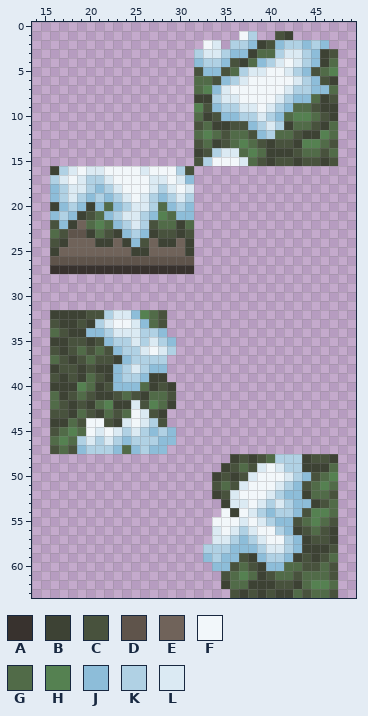
A pixel-art sprite gets an edit: Resources/Textures/SS220/Structures/Furniture/Hedge/hedge_snow.rsi/state_1.png. Above is the file before it was changed.
The file is 64x64 pixels. Shown: x 14..49, y 0..63.
Palette (. is transparent): A #38322e  B #3d4234  C #48523d  D #5f544b  E #70635a  F #f2f7fa  G #516b48  H #558151  J #8dbdd9  K #b0d1e4  L #dbeaf3
Pixels before, first column x 16:
 1 .....................FK..CB.....
 2 .................FL.KKJBCJKKJKJ.
 3 ................KLLKJJBGGKLLKJBC
 4 ................JKKJCBGJKLFLKJBG
 5 ................CJJCGKLLFFLKJCGH
 6 ................GGCJKLFFFFFLKJCB
 7 ................GHJLFFFFFFLKKJJG
 8 ................BBKLLFFFFLKJJGBC
 9 ................HCJKKLLFLKJGGCBB
10 ................GBCJJKKLKJGHHGCB
11 ................CGBBCCJKLKBGGCBG
12 ................GHGCGGCJKGGCBBHG
13 ................CGBCGHGCBCCBHHGC
14 ................BCKLLGHGBBBCGGCG
15 ................CKFFFLGCBCCBCCBC
16 BKLFLLFFFFLFFFKC................
17 KLFLKKLFFFFLLFLJ................
18 JKLLKJKLFFFLKLFL................
19 JKLKJKJKLFLKJKLK................
20 BJKJBJGJKLLKGJKJ................
21 JKJBCGJKLLKJHGJJ................
22 CJBEGHGJKLKCGGBG................
23 GCDDBGCBJKJBCCBC................
24 CBEEEBBEBJCEBBEB................
25 BEEEEEEEEBBEEEEB................
26 DDDDDDDDDDDDDDDD................
27 AAAAAAAAAAAAAAAA................
28 ................................
29 ................................
30 ................................
31 ................................
32 BBBBCCKLLJHGC...................
33 CBBCBKLFFLJGC...................
34 GCBBJJKLLLKKJ...................
35 BBCCBCJKKLKLKJ..................
36 CBCGCGCJKKLFLK..................
37 GCBCGCCBJKKKK...................
38 BCCBCBBJKLKJJ...................
39 CBCBGCBJKKJBB...................
40 BBBHGBCJJJGBCB..................
41 GBCGCBBCGCBGGC..................
42 GCBCBGHBBLCHGB..................
43 CCBGCBGCGFLCB...................
44 BBGCFFCBLFLKC...................
45 CGHGFLFLKLKJKJ..................
46 GHGKLKLKJKKKJJ..................
47 CGCJKKKJGJKJJ...................
48 ....................BCBCGKKKBCCB
49 ...................BCGCLFLKKBBBG
50 ..................BCBCLFFFLKJCGH
51 ..................CGCLFFFLKJCGHG
52 ..................BCLFFFLKJJBGGC
53 ...................BLLFLKLKJJBCG
54 ...................FBFLKJKKJCHHG
55 ..................FFFLFLKJJCGHGC
56 ..................LFLKLFFKJBCGCB
57 ..................LLKJKLFFKJBCCB
58 .................KKKJJJKLLKJBBBC
59 .................JKJJCBJKKJBCBCG
60 ..................JJCGCBJJGGCCGC
61 ...................CGHGBCGGCGGGC
62 ...................BGGBBBCCBGHHG
63 ....................CBCBCBBGCGGC
Now the later version:
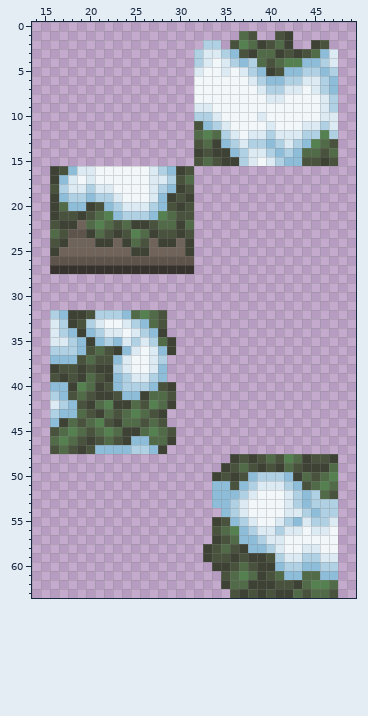
Change:
y 1: x 37..38 FK -> GC
y 2: x 33..34 FL -> KK; x 36..38 KKJ -> CHG; x 41..46 JKKJKJ -> GB..BC
y 3: x 37 J -> C; x 41..47 KLLKJBC -> BCBCGJL
y 4: x 32..44 JKKJCBGJKLFLK -> KLFLKJKGCGHHJ; x 46..47 BG -> KL
y 5: x 32..47 CJJCGKLLFFLKJCGH -> LFFLFLKJBCJJKKJK
y 6: x 32..47 GGCJKLFFFFFLKJCB -> FFFFFFLKJJKKLLKJ
y 7: x 32..35 GHJL -> FFFF; x 39..41 FFF -> LKK; x 43..47 KKJJG -> LFLKJ
y 8: x 32..36 BBKLL -> FFFFF; x 40 F -> L; x 42..47 KJJGBC -> FFFFLK
y 9: x 32..38 HCJKKLL -> LLFFFFF; x 40..47 LKJGGCBB -> FFFFFFLK
y 10: x 32..38 GBCJJKK -> KKLFFFF; x 40..47 KJGHHGCB -> FFFFFFLL
y 11: x 33..39 GBBCCJK -> JKLFFFF; x 41..47 KBGGCBG -> FFFLLKL
y 12: x 35..39 CGGCJ -> KLFLL; x 41..45 GGCBB -> LLLKK; x 47 G -> K
y 13: x 35..44 CGHGCBCCBH -> JKLKKJKLKJ
y 14: x 34..43 KLLGHGBBBC -> BBJKLLKJKJ
y 15: x 33..43 KFFFLGCBCCB -> GCBBKLFLKJJ
y 16: x 17..19 KLF -> CJL; x 21 L -> F; x 26..30 LFFFK -> FLKJB
y 17: x 16..22 KLFLKKL -> BJLFLFF; x 29..31 FLJ -> KCG
y 18: x 16 J -> C; x 21..23 JKL -> LLF; x 29..31 LFL -> JBC
y 19: x 16..18 JKL -> BJK; x 22..24 JKL -> KLF; x 26..27 LK -> FL; x 29..31 KLK -> BCB
y 20: x 17..18 JK -> GJ; x 21..24 JGJK -> CJKL; x 28..31 GJKJ -> JCBC
y 21: x 16..18 JKJ -> BCC; x 22..25 JKLL -> HJKK; x 30..31 JJ -> CC
y 22: x 17 J -> B; x 23..26 JKLK -> CGBB
y 23: x 24..26 JKJ -> CHG
y 24: x 25 J -> G
y 32: x 16..17 BB -> KJ; x 21 C -> K; x 23..25 LLJ -> KJG
y 33: x 16..17 CB -> LK; x 20..22 BKL -> KLF; x 24..25 FL -> LK
y 34: x 16..18 GCB -> LKJ; x 21..22 JK -> KL; x 24 L -> F; x 27..28 KJ -> JB
y 35: x 16..19 BBCC -> LLKJ; x 21..29 CJKKLKLKJ -> JKJLKLKGB
y 36: x 16..19 CBCG -> KKKJ; x 23..29 JKKLFLK -> BJLFLJB
y 37: x 16..18 GCB -> JJJ; x 23..27 BJKKK -> JLFFL
y 38: x 23..27 JKLKJ -> KLFFL
y 39: x 25..28 KJBB -> LLKJ
y 40: x 16..17 BB -> JJ; x 24..27 JJGB -> KKKJ
y 41: x 16..17 GB -> KJ; x 24..25 GC -> JJ
y 42: x 16..18 GCB -> LKJ; x 25 L -> G
y 43: x 16..18 CCB -> KJJ; x 25..26 FL -> HG
y 44: x 16 B -> J; x 20..21 FF -> GH; x 24..27 LFLK -> GGCG
y 45: x 20..29 FLFLKLKJKJ -> CGHGBBGHGC
y 46: x 19..29 KLKLKJKKKJJ -> CBCGCBJJGGB
y 47: x 19..22 JKKK -> BCJJ; x 24..25 GJ -> JK; x 28 J -> B
y 48: x 41..43 KKK -> CHG
y 49: x 39..43 LFLKK -> BCBGC
y 50: x 38..44 LFFFLKJ -> JKKKJBG
y 51: x 34..35 CG -> JJ; x 37..40 LFFF -> JKLL
y 52: x 34..38 BCLFF -> JJJKL; x 40..45 LKJJBG -> FFLKJK
y 53: x 34..36 .BL -> JJK; x 39..43 LKLKJ -> FFFLK; x 45..47 BCG -> KKK
y 54: x 35..47 FBFLKJKKJCHHG -> JKLFFFFLLKJKK
y 55: x 34..47 FFFLFLKJJCGHGC -> BCJKLFFLKJLKKL
y 56: x 34..40 LFLKLFF -> CGHJKLL; x 42..47 JBCGCB -> LLFLLF
y 57: x 34..36 LLK -> BCG; x 38..47 KLFFKJBCCB -> JKLLFFFFFF
y 58: x 33..37 KKKJJ -> BCGCB; x 39..40 KL -> JK; x 42..47 KJBBBC -> FFLLFF
y 59: x 33..36 JKJJ -> BCCB; x 39..40 JK -> BC; x 42..47 JBCBCG -> LLKKLL
y 60: x 34..35 JJ -> BB; x 40 J -> B; x 42..47 GGCCGC -> KKJJKK
y 61: x 42..43 GC -> JJ; x 46..47 GC -> JJ
Boxes around the changes in both pictures, in picture pixels (x1, y1, x2, y2):
changed: (50, 31, 338, 247)
changed: (50, 310, 176, 454)
changed: (203, 454, 338, 580)
